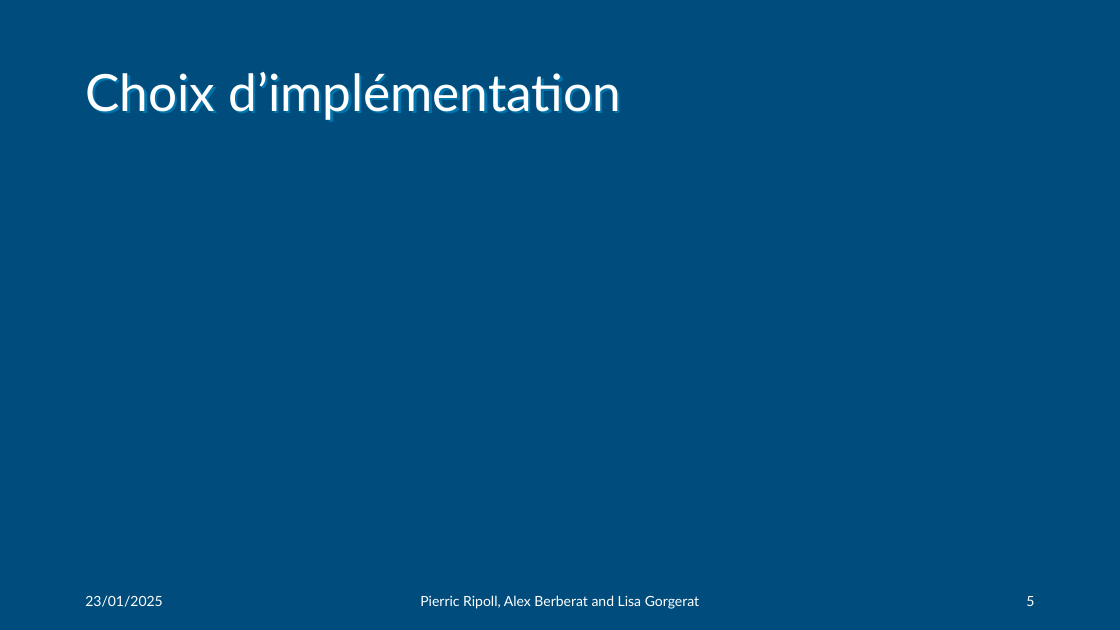
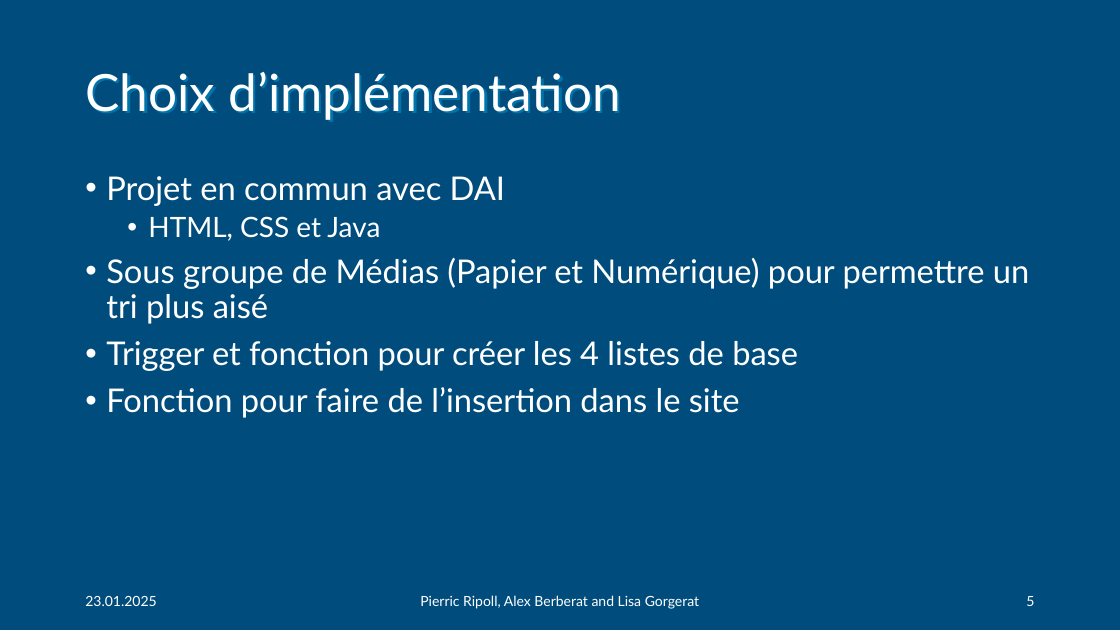
Before and after one commit to Nyaaw/ProjectBDR, a slide deck: slide 5 of docs/BDR-phases/rendu final/Presentation_Groupe9.pptx. Drawn at 1120x630 pixels with LibreOffice and Linux fonts; fonts in the diff are those of the drawing. Boxes give left, top, right and bottom in pixels: in the first picture for what was removed or moved away, otherwise in the second. Text is boxed around its words. In the diff, an @@ line names an element or a change of style, - is before the commit and + after.

```diff
--- a/docs/BDR-phases/rendu final/Presentation_Groupe9.pptx
+++ b/docs/BDR-phases/rendu final/Presentation_Groupe9.pptx
@@ text added at (x1=106, y1=176, x2=1029, y2=418), 28 pt, text #FFFFFF @@
+• Projet en commun avec DAI
+  • HTML, CSS et Java
+• Sous groupe de Médias (Papier et Numérique) pour permettre un tri plus aisé
+• Trigger et fonction pour créer les 4 listes de base
+• Fonction pour faire de l’insertion dans le site
@@ text at (x1=85, y1=596, x2=156, y2=606): text changed @@
-23/01/2025
+23.01.2025
```
Also in this commit, not shown: 3 other slides changed, 2 other files.
